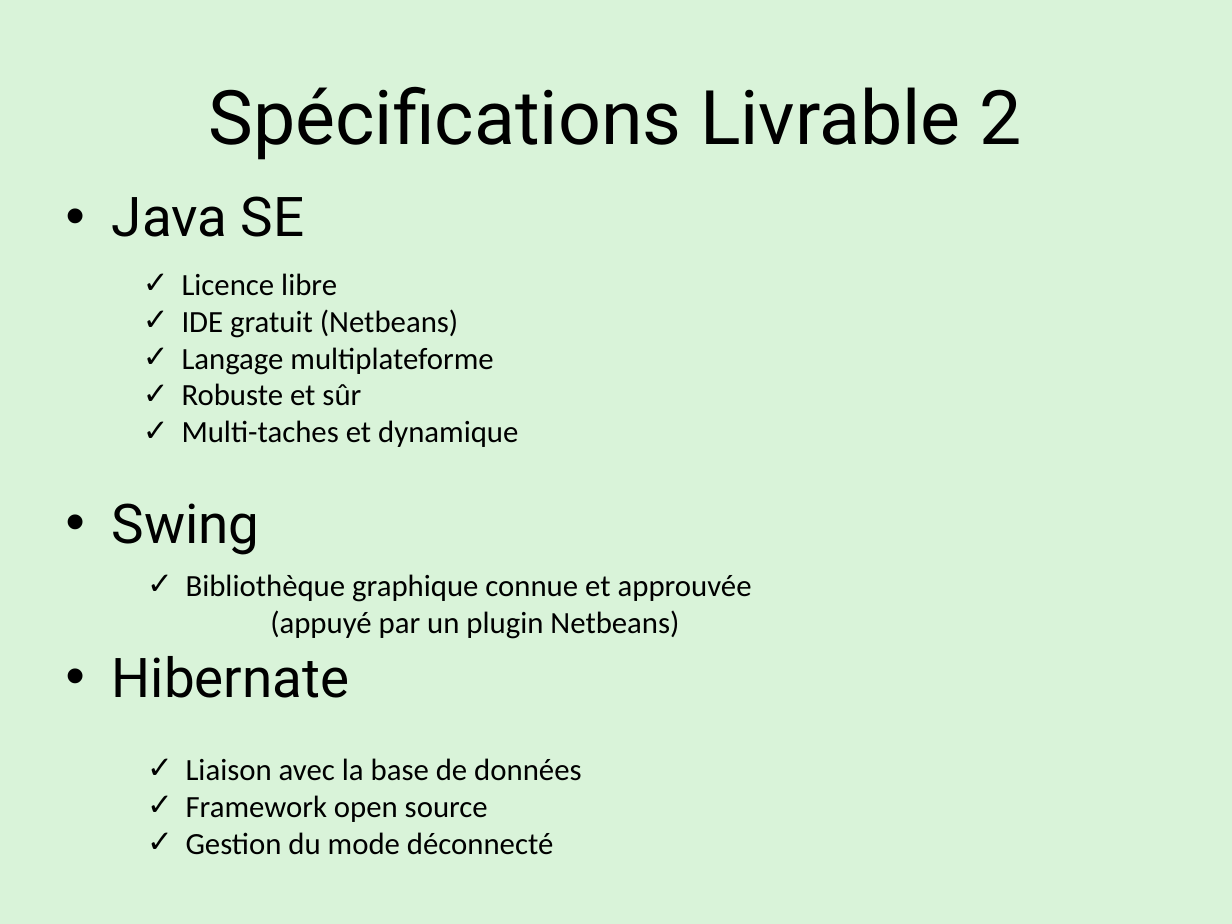
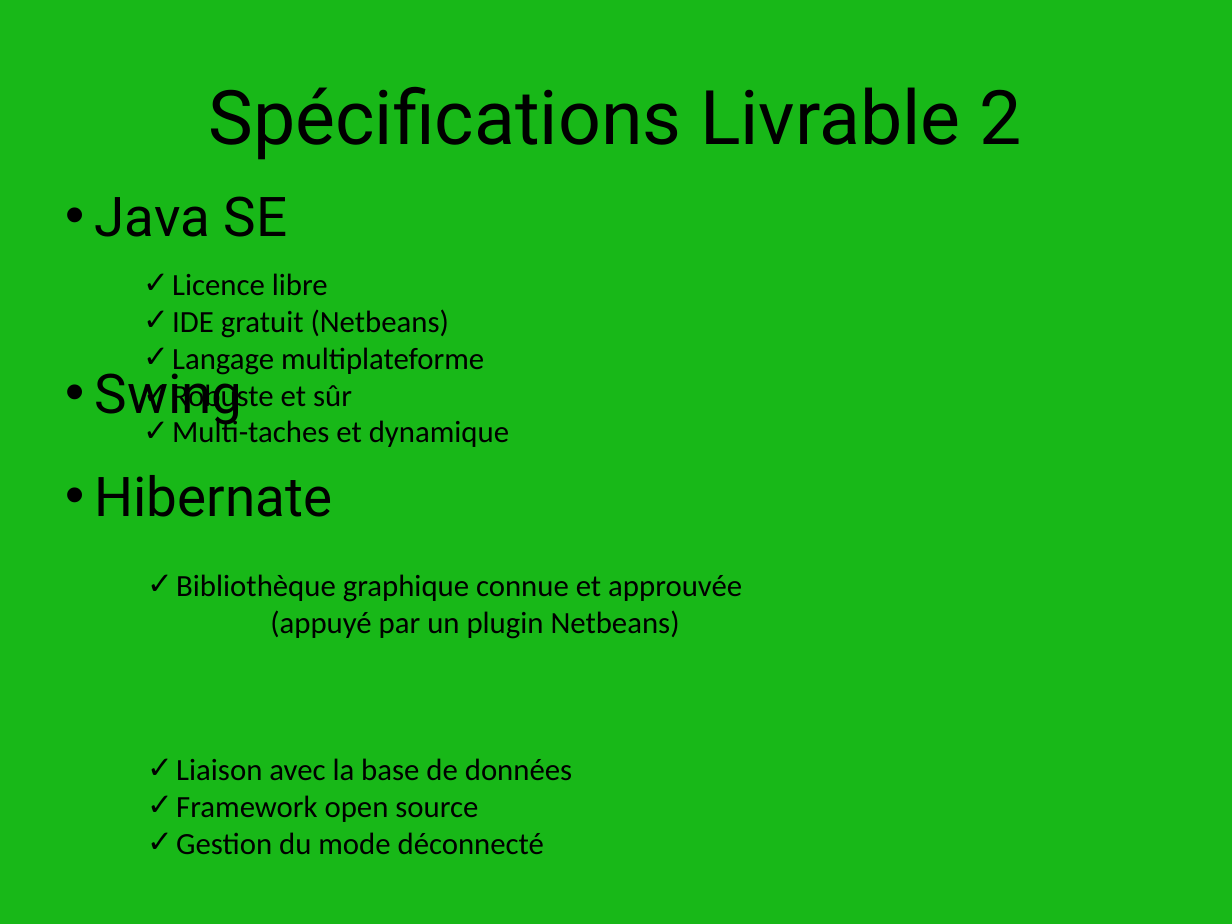
Before and after one commit to sylzys/cesi_komodo, a slide deck: slide 17 of AUTRES/DOC/Projet Plast’Prod.pptx (slide 16 before the commit). Drawn at 1232x924 pixels with LibreOffice and Linux fonts; fonts in the diff are those of the drawing. Boxes give left, top, right and bottom in pixels: in the first picture for what was removed or moved away, otherwise in the second. Text is boxed around its words. In the diff, an @@ line names an element or a change of style, - is before the commit and + after.

```diff
--- a/AUTRES/DOC/Projet Plast’Prod.pptx
+++ b/AUTRES/DOC/Projet Plast’Prod.pptx
@@ background #18B818 at 16% opacity to #18B818 @@
@@ text "Java SE" at [95, 196, 333, 517]: indent changed; less space between paragraphs @@
@@ text "Licence libre" at [172, 273, 509, 447]: indent changed @@
@@ text at [176, 574, 742, 602]: indent changed @@
@@ text "Liaison avec la base de ..." at [176, 758, 572, 854]: indent changed @@
```
Also in this commit, not shown: 19 other slides changed, 4 slides added, 3 slides removed.
